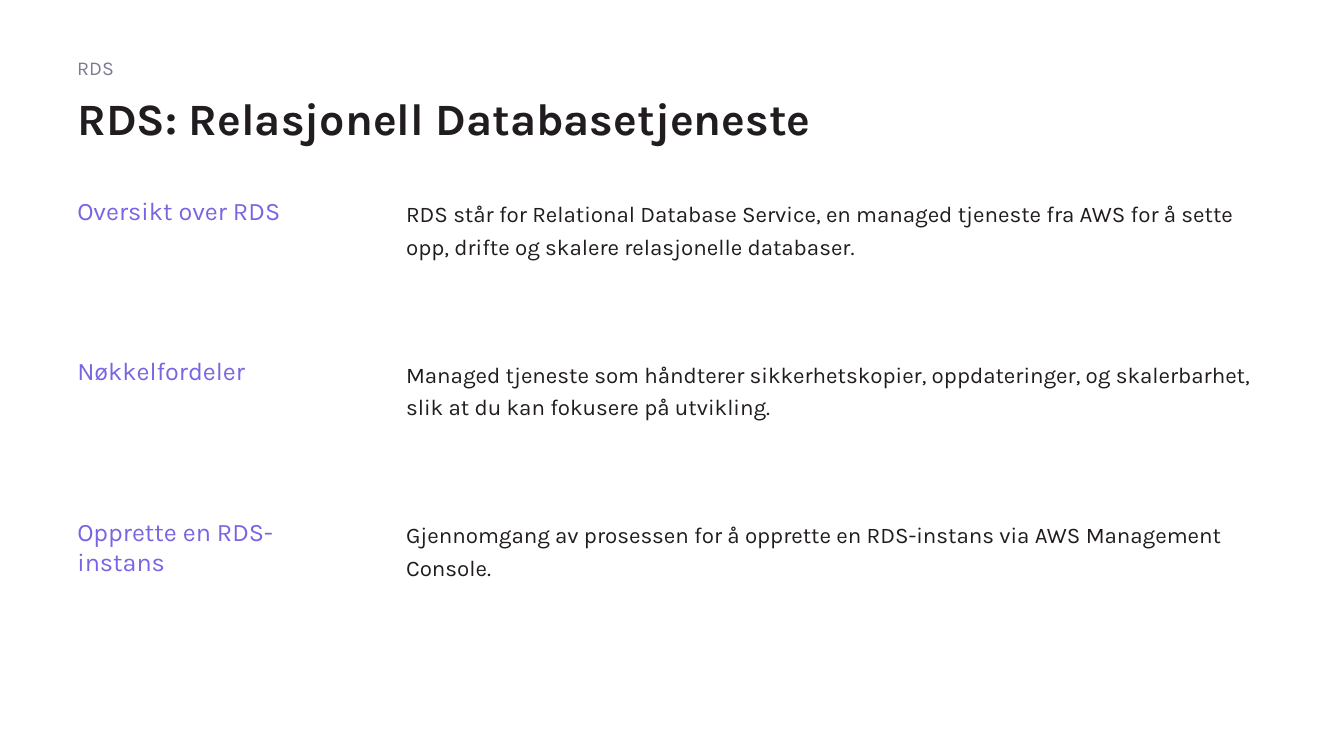
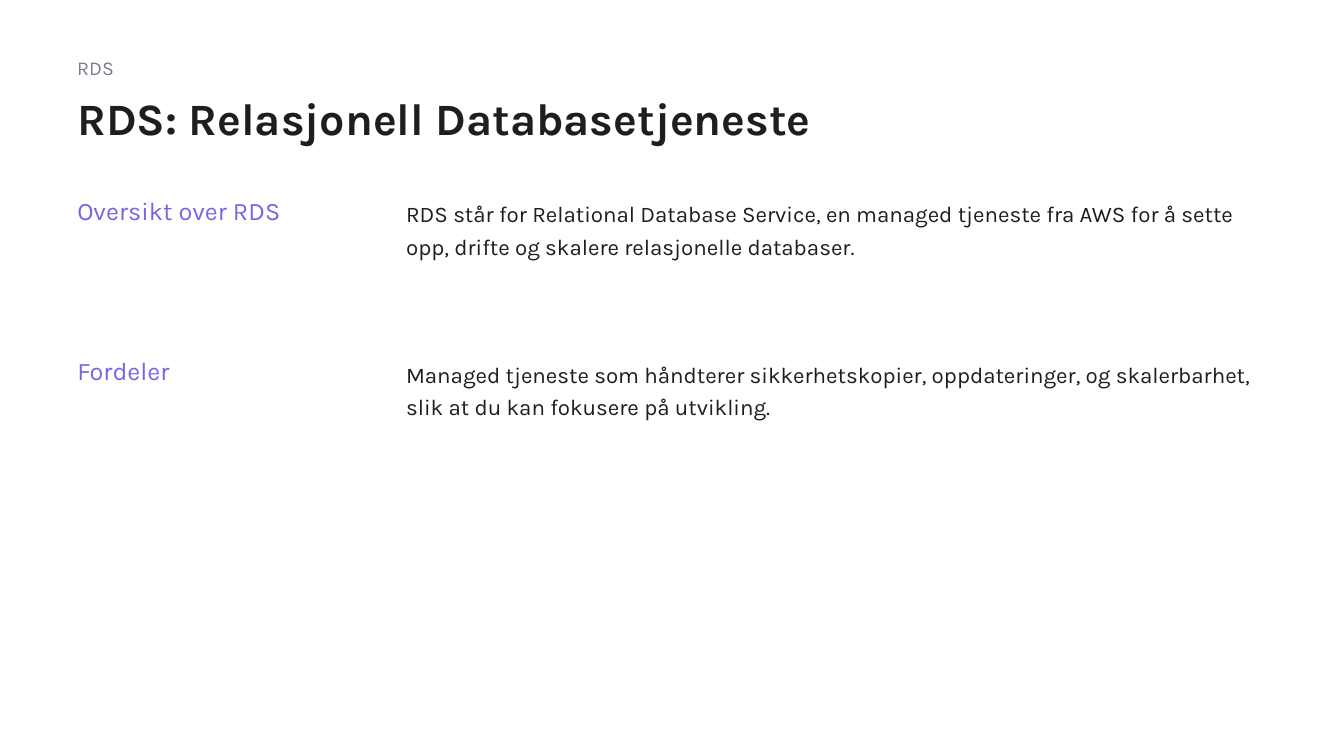
Before and after one commit to gokstadakademiet/cloud-2025, a slide deck: slide 7 of uke_3/slides/aws-storage.pptx. Drawn at 1344x756 pixels with LibreOffice and Linux fonts; fonts in the diff are those of the drawing. Boxes give left, top, right and bottom in pixels: in the first picture for what was removed or moved away, otherwise in the second. Text is boxed around its words. In the diff, an @@ line names an element or a change of style, - is before the commit and + after.

```diff
--- a/uke_3/slides/aws-storage.pptx
+++ b/uke_3/slides/aws-storage.pptx
@@ text at (x1=77, y1=363, x2=169, y2=380): text changed @@
-Nøkkelfordeler
+Fordeler
@@ text removed at (x1=77, y1=525, x2=273, y2=572) @@
-Opprette en RDS-instans
@@ text removed at (x1=406, y1=526, x2=1221, y2=577) @@
-Gjennomgang av prosessen for å opprette en RDS-instans via AWS Management Console.
```
Also in this commit, not shown: 1 other slide changed, 1 slide removed, 11 other files.
